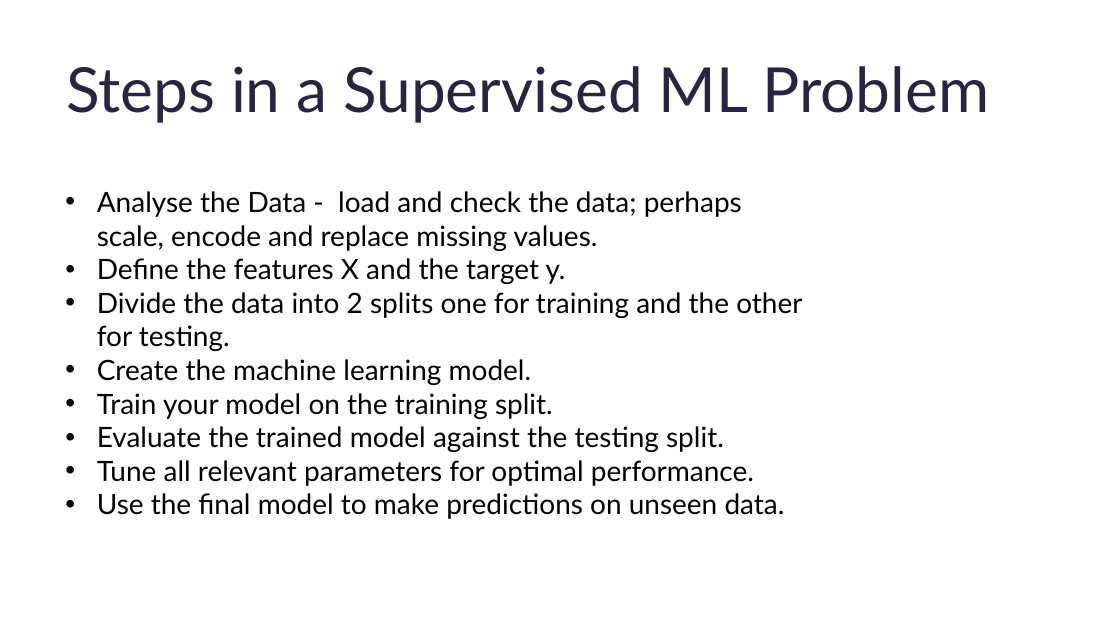
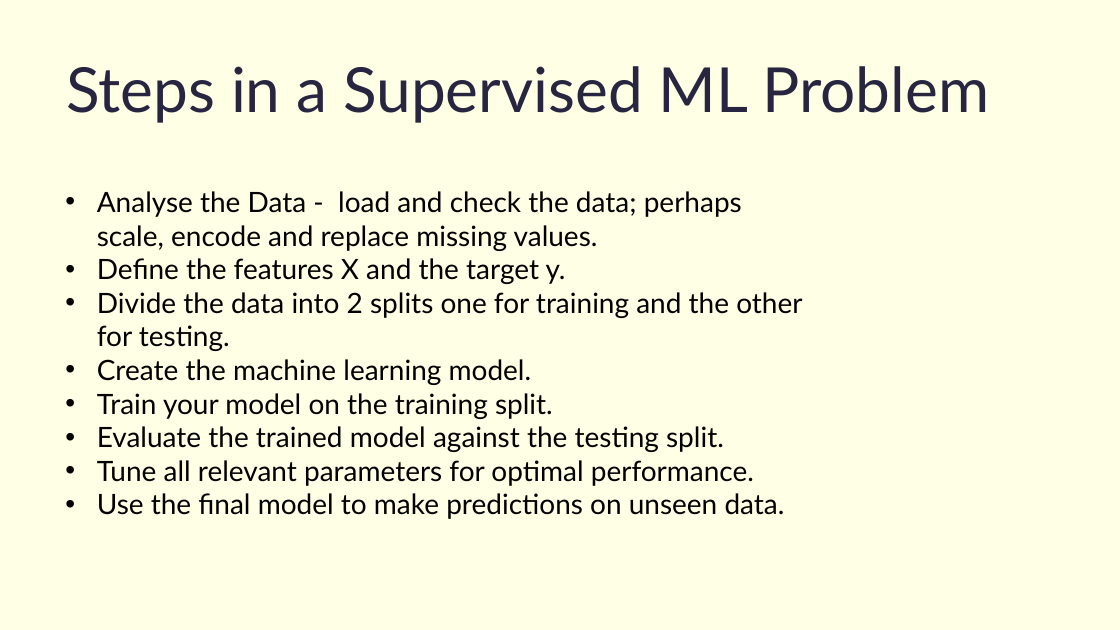
Before and after one commit to robdjeff/ML_Workshop, a slide deck: slide 13 of Intro-to-Machine-Learning.pptx. Drawn at 1120x630 pixels with LibreOffice and Linux fonts; fonts in the diff are those of the drawing. Boxes give left, top, right and bottom in pixels: in the first picture for what was removed or moved away, otherwise in the second. Text is boxed around its words. In the diff, an @@ line names an element or a change of style, - is before the commit and + after.

```diff
--- a/Intro-to-Machine-Learning.pptx
+++ b/Intro-to-Machine-Learning.pptx
@@ background #FFFFFF to #FFFFE5 @@
```
Also in this commit, not shown: 16 other slides changed.
